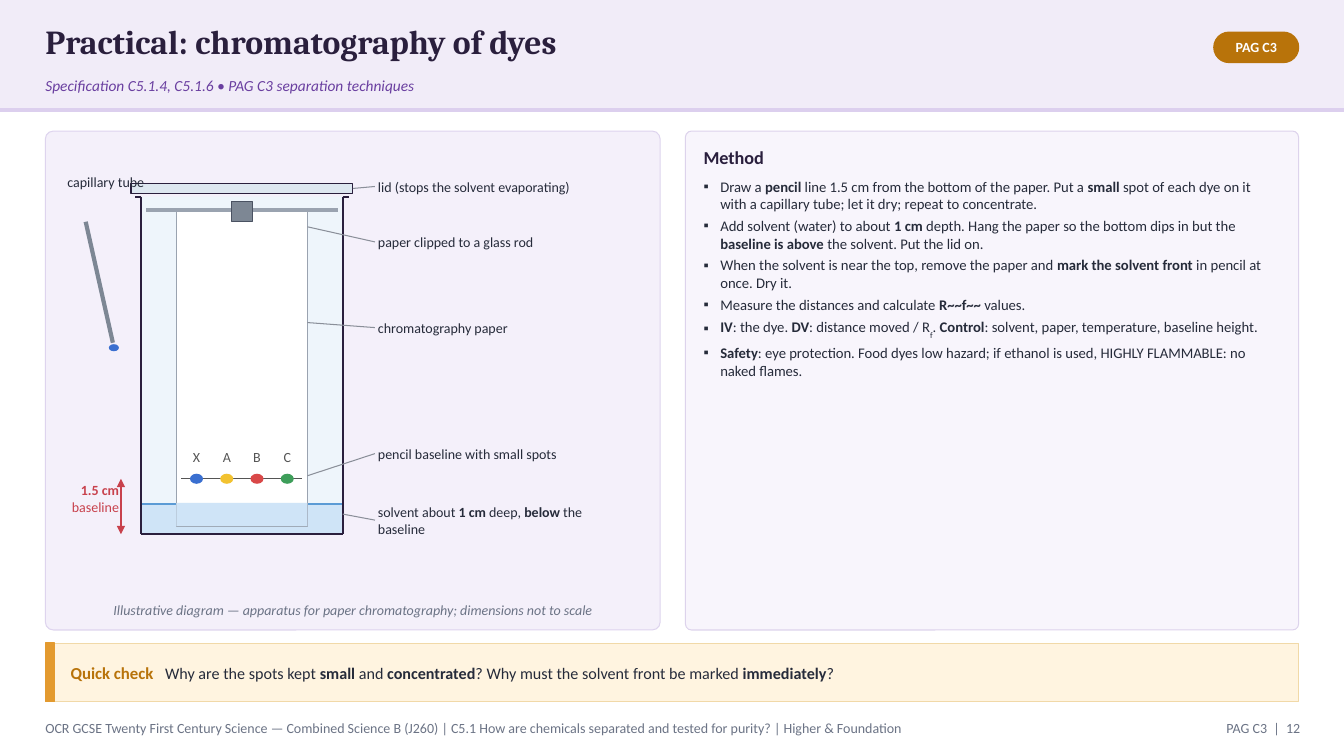
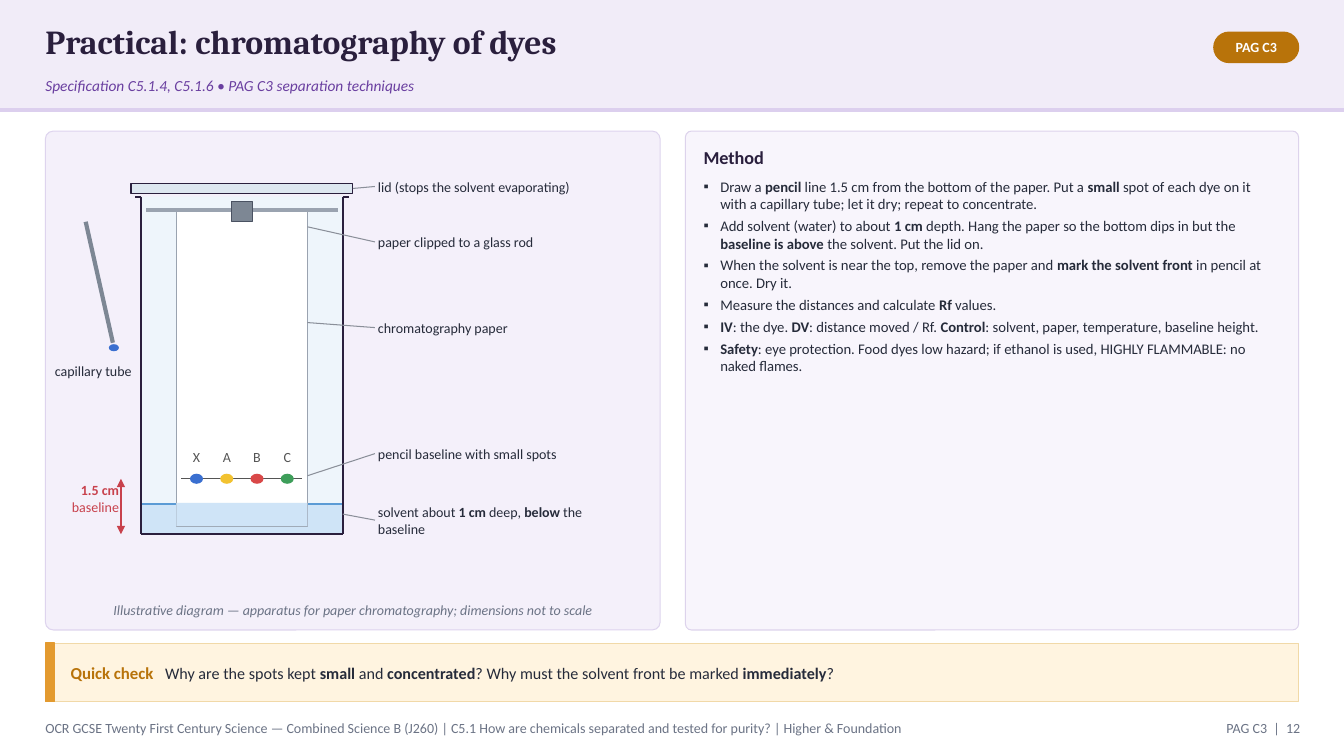
Before and after one commit to pstephenphilip-ship-it/Piri-MBBS, a slide deck: slide 12 of gcse-slides/ocr-chemistry/OCR21C_C5.1_SeparationPurity_Combined.pptx. Drawn at 1344x756 pixels with LibreOffice and Linux fonts; fonts in the diff are those of the drawing. Boxes give left, top, right and bottom in pixels: in the first picture for what was removed or moved away, otherwise in the second. Text is boxed around its words. In the diff, an @@ line names an element or a change of style, - is before the commit and + after.

```diff
--- a/gcse-slides/ocr-chemistry/OCR21C_C5.1_SeparationPurity_Combined.pptx
+++ b/gcse-slides/ocr-chemistry/OCR21C_C5.1_SeparationPurity_Combined.pptx
@@ text at <box>720,299,996,310</box>: text changed @@
-▪ Measure the distances and calculate R~~f~~ values.
+▪ Measure the distances and calculate Rf values.
@@ text at <box>720,321,1258,335</box>: now on the baseline in "Rf." @@
@@ text "capillary tube": place and size @@
-text "capillary tube" at <box>67,177,144,191</box>
+text "capillary tube" at <box>55,366,131,379</box>
```
Also in this commit, not shown: 14 other slides changed, 2 other files.
